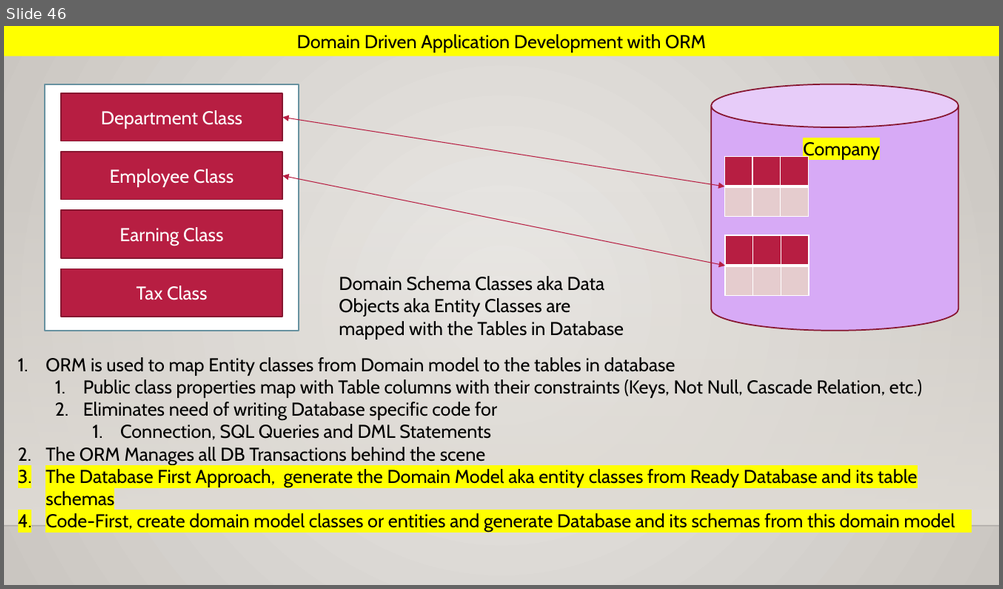
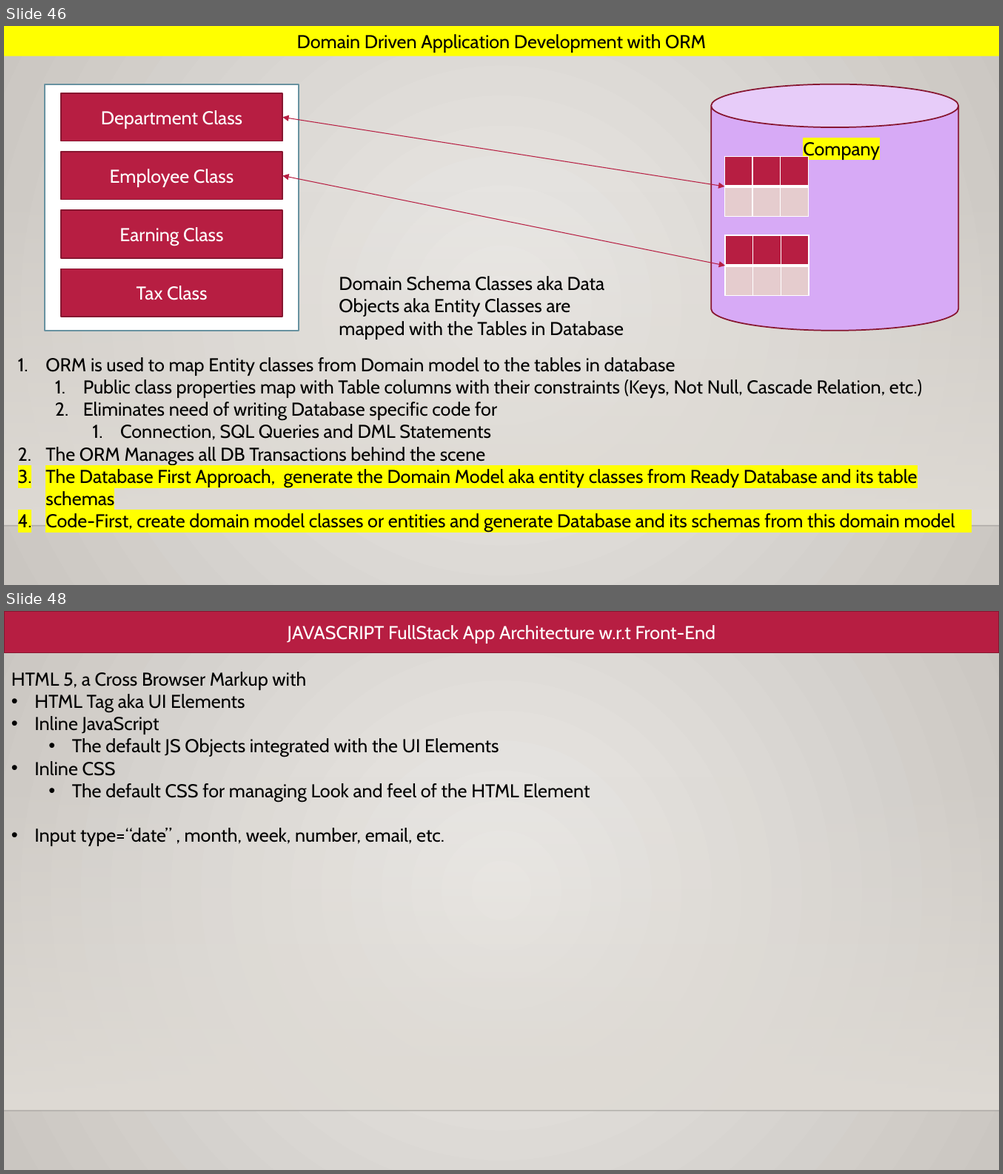
Before and after one commit to maheshsabnis/blazejan2021, a slide deck: Training_Notes_PPTs.pptx. Shown one above the other, each under a label of ours: slide 46 before the commit, slides 46 and 48 after it; the slides between them are not shown. The pictures are 1003x589 and 1003x1174 pixels, drawn with LibreOffice and Linux fonts; fonts in the diff are those of the drawing; background and template pictures are left out. Boxes give left, top, right and bottom in pixels: in the first picture for what was removed or moved away, otherwise in the second. Text is boxed around its words. In the diff, an @@ line names an element or a change of style, - is before the commit and + after.

```diff
--- a/Training_Notes_PPTs.pptx
+++ b/Training_Notes_PPTs.pptx
@@ slide 48 added at <box>4,611,999,1170</box>, background gradient #ECEAE7 to #CAC7C1; not listed: 2 template elements that a slide beside it also shows @@
@@ rectangle added at <box>4,611,999,652</box>, fill #B71E42, outline #871631 1.25 pt, 18 pt, text #FFFFFF @@
+JAVASCRIPT FullStack App Architecture w.r.t Front-End
@@ text added at <box>11,672,589,846</box>, 18 pt, text #000000 @@
+HTML 5, a Cross Browser Markup with
+• HTML Tag aka UI Elements
+• Inline JavaScript
+  • The default JS Objects integrated with the UI Elements
+• Inline CSS
+  • The default CSS for managing Look and feel of the HTML Element
+• Input type=“date” , month, week, number, email, etc.
```
Also in this commit, not shown: 2 other slides added, 32 other files.
